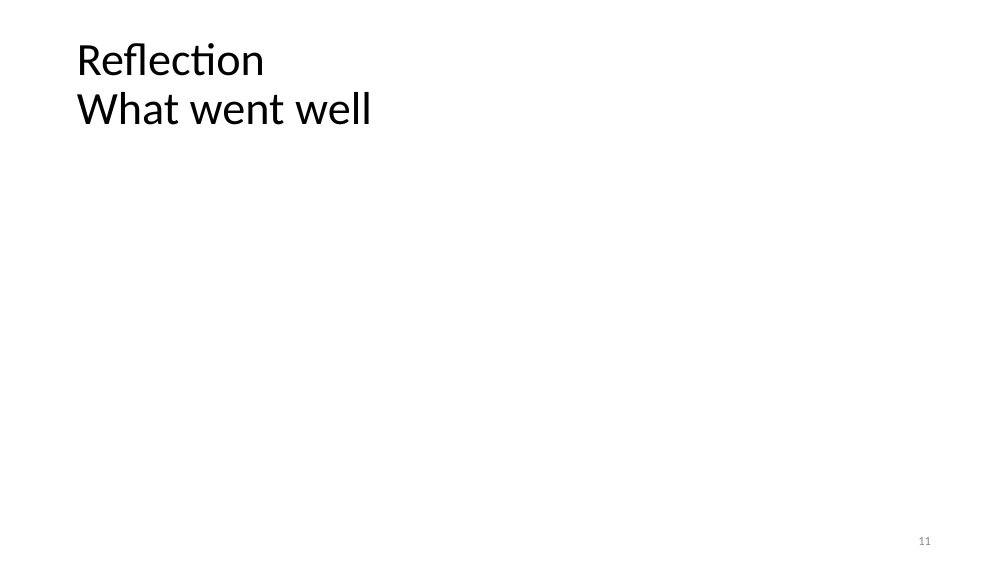
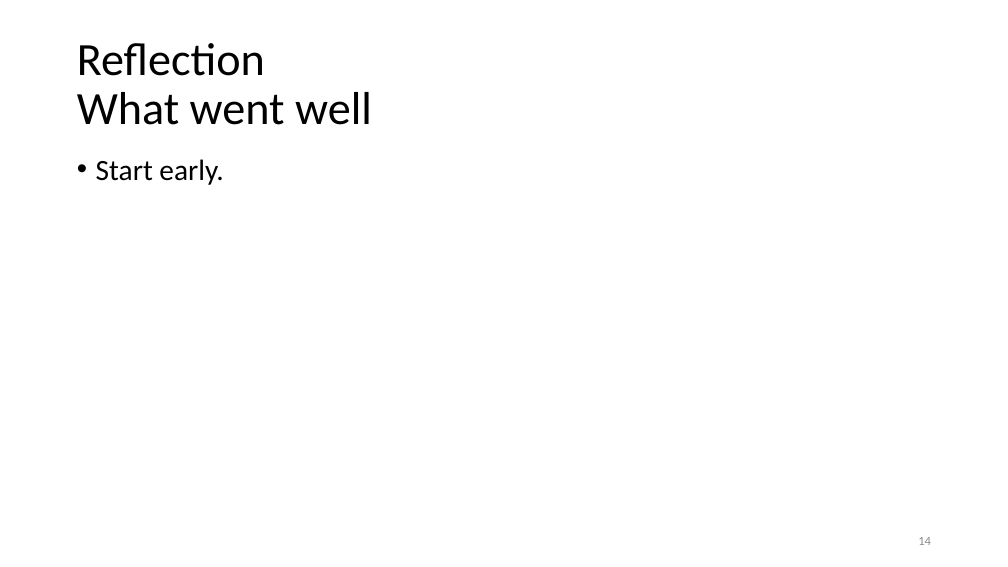
Before and after one commit to datduyng/networkflow.java, a slide deck: slide 14 of slides/increment02-use-case-analysis.pptx (slide 11 before the commit). Drawn at 1008x567 pixels with LibreOffice and Linux fonts; fonts in the diff are those of the drawing. Boxes give left, top, right and bottom in pixels: in the first picture for what was removed or moved away, otherwise in the second. Text is boxed around its words. In the diff, an @@ line names an element or a change of style, - is before the commit and + after.

```diff
--- a/slides/increment02-use-case-analysis.pptx
+++ b/slides/increment02-use-case-analysis.pptx
@@ text added at (x1=96, y1=159, x2=223, y2=185), 28 pt, text #000000 @@
+• Start early.
@@ page number at (x1=918, y1=537, x2=931, y2=545): text changed @@
-11
+14
```
Also in this commit, not shown: 4 other slides changed, 6 slides added, 3 slides removed, 2 other files.
